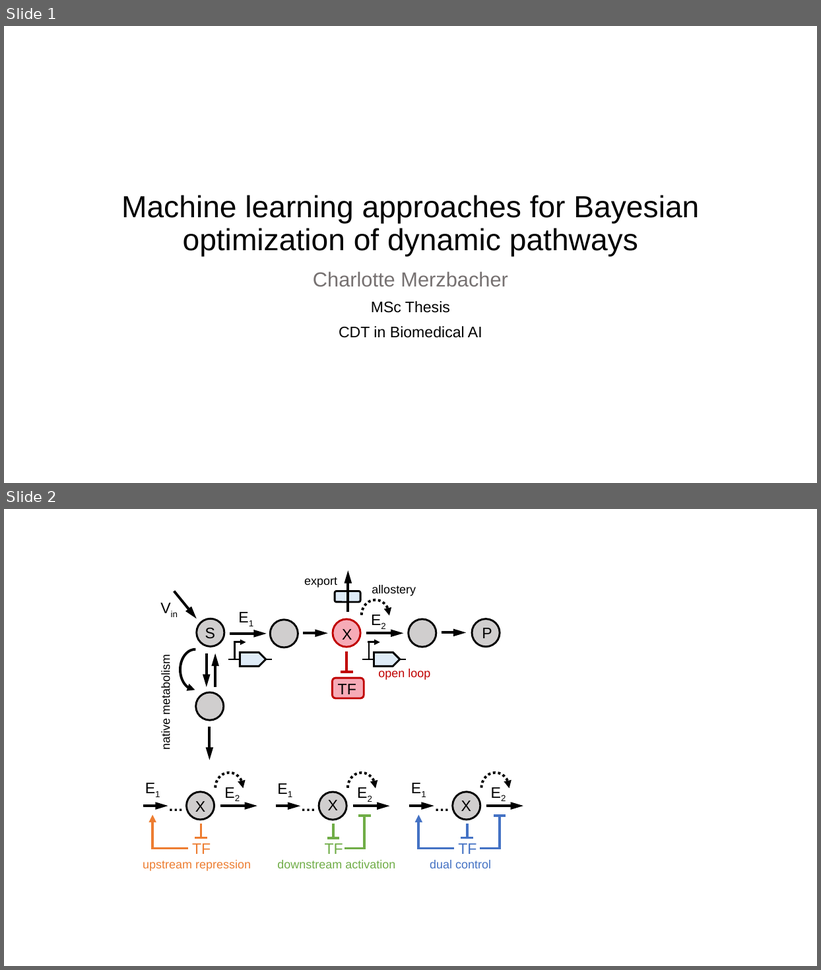
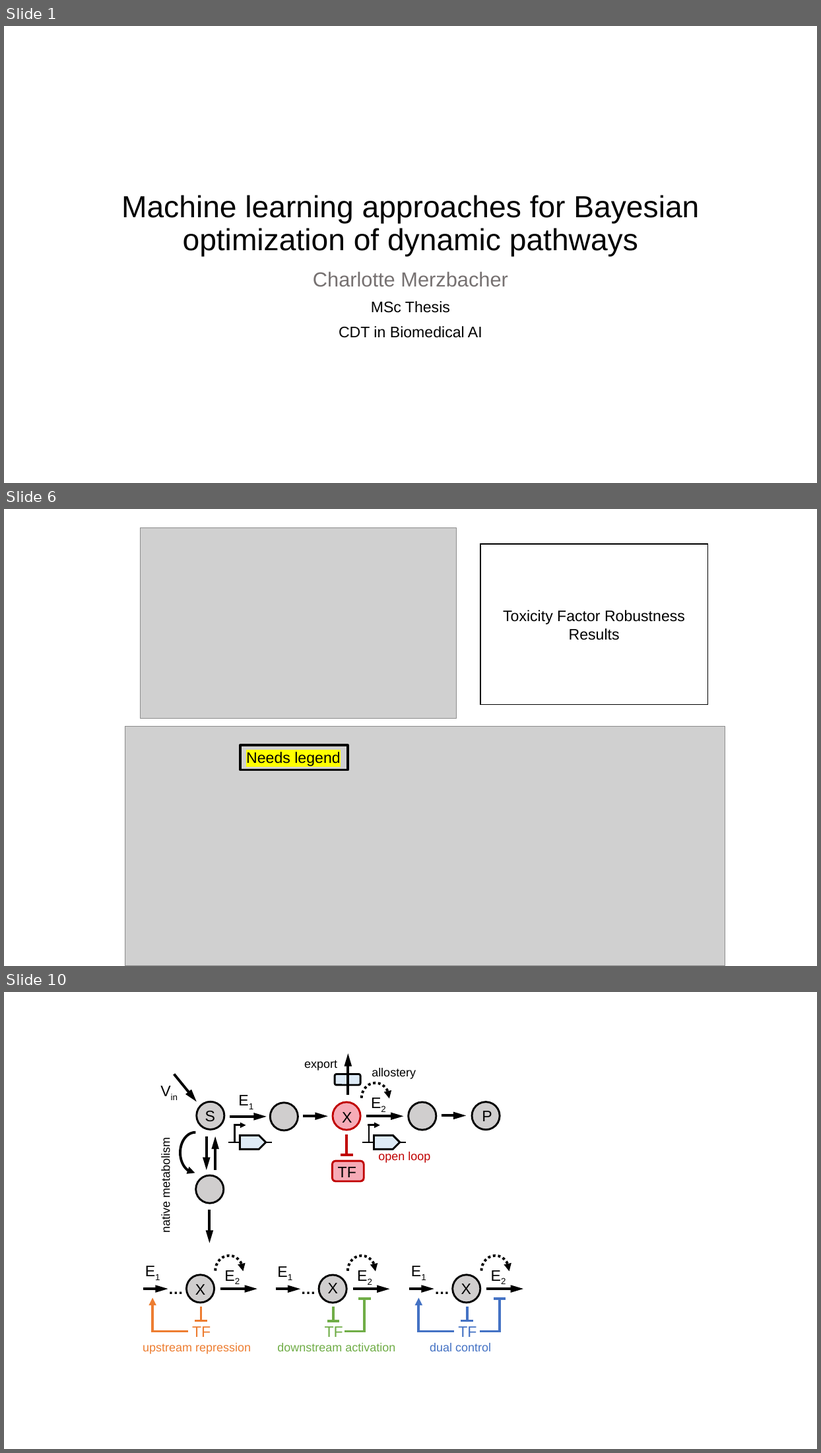
Before and after one commit to cjmerzbacher/bayesopt-dynamic-pathways, a slide deck: Figures.pptx. Shown one above the other, each under a label of ours: slides 1 and 2 before the commit, slides 1, 6 and 10 after it; the slides between them are not shown. The pictures are 821x970 and 821x1453 pixels, drawn with LibreOffice and Linux fonts; fonts in the diff are those of the drawing; grey boxes stand for pictures. Boxes give left, top, right and bottom in pixels: in the first picture for what was removed or moved away, otherwise in the second. Text is boxed around its words. In the diff, an @@ line names an element or a change of style, - is before the commit and + after.

```diff
--- a/Figures.pptx
+++ b/Figures.pptx
@@ slide 6 added at bbox=[4, 509, 817, 966], background #FFFFFF @@
@@ picture added at bbox=[140, 527, 456, 718] @@
@@ rectangle added at bbox=[481, 545, 708, 706], outline #000000 1 pt, 18 pt, text #000000 @@
+Toxicity Factor Robustness Results
@@ picture added at bbox=[125, 726, 725, 966] @@
@@ rectangle added at bbox=[241, 746, 348, 770], outline #000000 3 pt, 18 pt, text #000000 @@
+Needs legend
@@ what was slide 2 is now slide 10 @@
```
Also in this commit, not shown: 1 slide changed, 7 other slides added, 21 other files.
